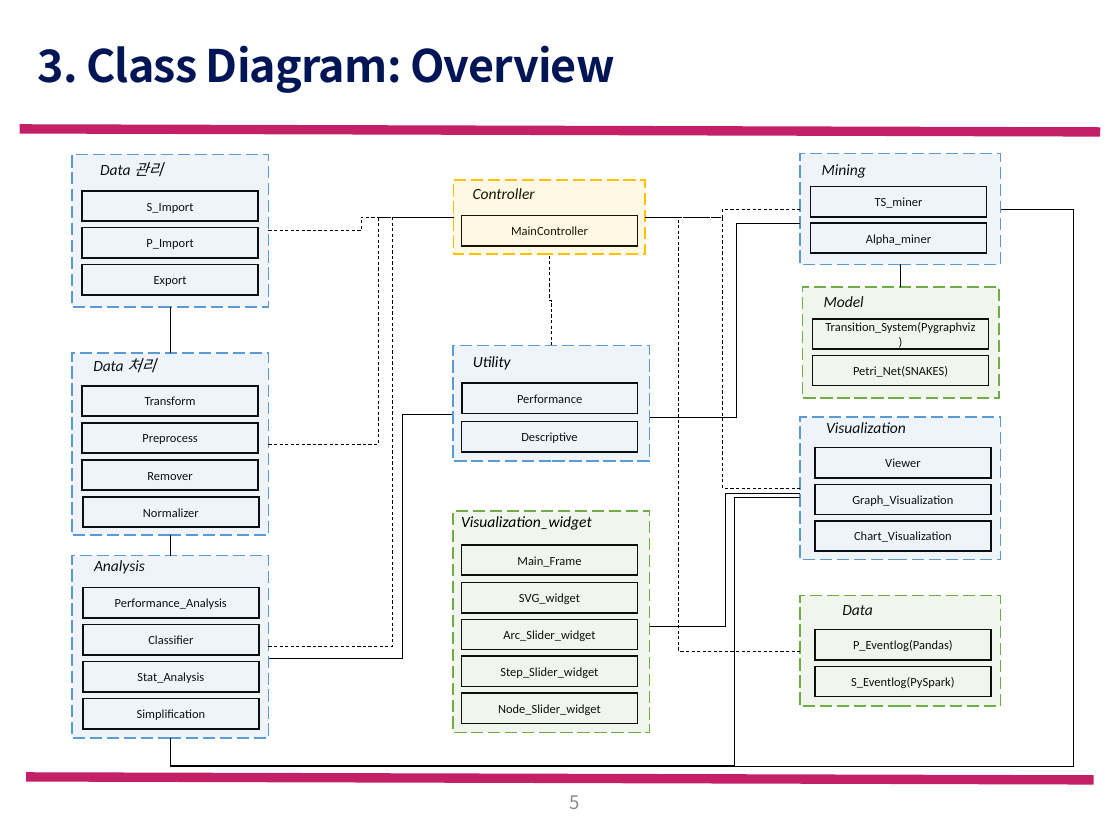
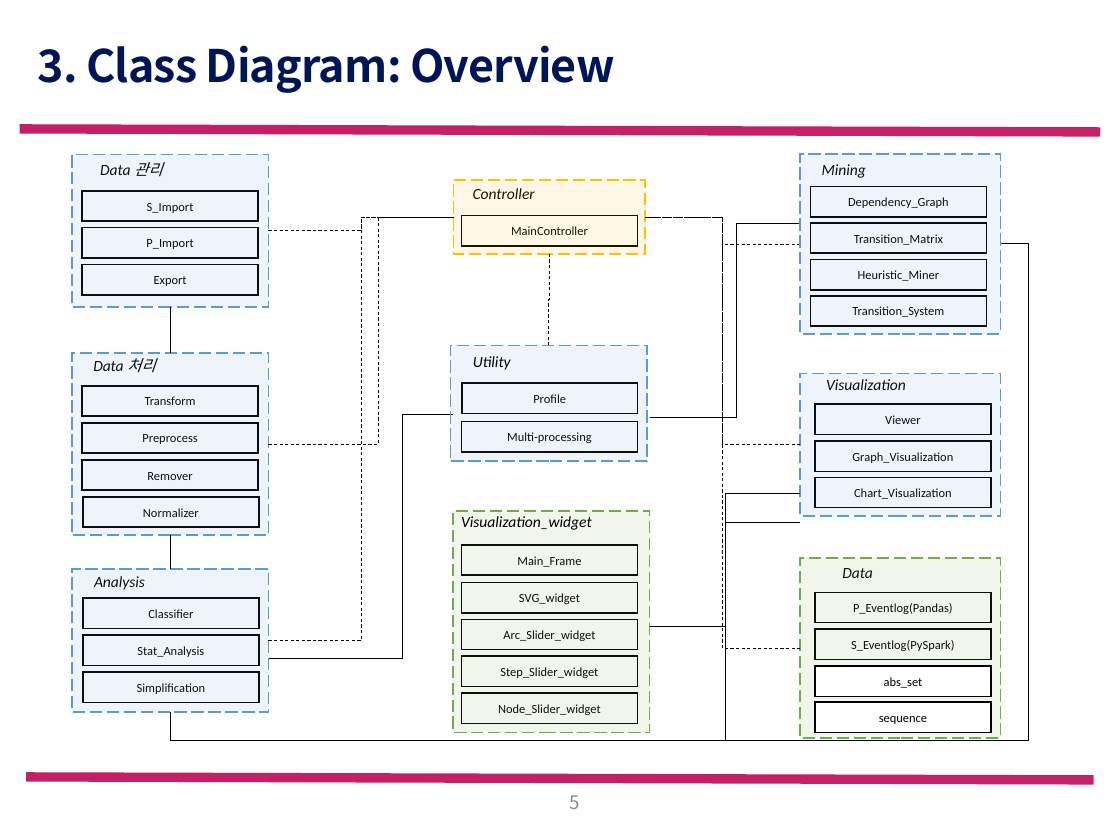
Before and after one commit to amaraletitia/pm19, a slide deck: slide 5 of 설계 자료/FW_system_architecture.pptx. Drawn at 1120x840 pixels with LibreOffice and Linux fonts; fonts in the diff are those of the drawing; background and template pictures are left out. Boxes give left, top, right and bottom in pixels: in the first picture for what was removed or moved away, otherwise in the second. Text is boxed around its words. In the diff, an @@ line names an element or a change of style, - is before the commit and + after.

```diff
--- a/설계 자료/FW_system_architecture.pptx
+++ b/설계 자료/FW_system_architecture.pptx
@@ rectangle: place and size @@
-rectangle at <box>801,153,1001,264</box>
+rectangle at <box>801,153,1001,334</box>
@@ text in rectangle at <box>848,197,949,208</box>: text changed @@
-TS_miner
+Dependency_Graph
@@ elbow line moved from (269, 646) - (454, 217) to (269, 641) - (454, 217) @@
@@ elbow line (801, 648) - (645, 217): route changed @@
@@ elbow line moved from (801, 209) - (645, 217) to (801, 244) - (645, 217) @@
@@ elbow line moved from (801, 488) - (645, 217) to (801, 445) - (645, 217) @@
@@ text in rectangle at <box>854,234,943,245</box>: text changed @@
-Alpha_miner
+Transition_Matrix
@@ elbow line moved from (170, 738) - (1000, 209) to (170, 712) - (1000, 244) @@
@@ elbow line (549, 345) - (549, 254): route changed @@
@@ rectangle added at <box>811,260,987,290</box>, fill #FFFFFF, outline #000000 1 pt, 8 pt, text #000000 @@
+Heuristic_Miner
@@ line removed from (900, 264) to (900, 287) @@
@@ rectangle removed at <box>802,287,999,398</box> @@
@@ 4 rectangles: place and size @@
-4 rectangles at <box>83,319,989,729</box>
+4 rectangles at <box>83,296,987,702</box>
@@ text removed at <box>824,296,864,307</box> @@
-Model
@@ text in rectangle at <box>852,306,944,317</box>: text changed @@
-Transition_System(Pygraphviz)
+Transition_System
@@ rectangle: place and size @@
-rectangle at <box>454,345,651,460</box>
+rectangle at <box>450,345,647,460</box>
@@ rectangle removed at <box>813,355,989,385</box> @@
-Petri_Net(SNAKES)
@@ 4 rectangles, 1 text: place and size @@
-4 rectangles, 1 text at <box>801,417,1001,559</box>
+4 rectangles, 1 text at <box>801,373,1001,515</box>
@@ text in rectangle at <box>533,394,566,403</box>: text changed @@
-Performance
+Profile
@@ text in rectangle at <box>507,432,592,443</box>: text changed @@
-Descriptive
+Multi-processing
@@ elbow line moved from (170, 738) - (801, 497) to (170, 712) - (801, 523) @@
@@ line moved from (170, 535) - (170, 556) to (170, 535) - (170, 569) @@
@@ rectangle: place and size @@
-rectangle at <box>72,556,269,738</box>
+rectangle at <box>72,569,269,711</box>
@@ text "Analysis": place and size @@
-text "Analysis" at <box>94,560,145,574</box>
+text "Analysis" at <box>94,576,145,590</box>
@@ rectangle: place and size @@
-rectangle at <box>801,596,1001,707</box>
+rectangle at <box>801,558,1001,738</box>
@@ 2 rectangles, 1 text: place and size @@
-2 rectangles, 1 text at <box>815,605,991,697</box>
+2 rectangles, 1 text at <box>815,568,991,660</box>
@@ rectangle removed at <box>83,588,259,618</box> @@
-Performance_Analysis
@@ rectangle added at <box>815,666,991,697</box>, fill #FFFFFF, outline #000000 1 pt, 8 pt, text #000000 @@
+abs_set
@@ rectangle added at <box>815,702,991,732</box>, fill #FFFFFF, outline #000000 1 pt, 8 pt, text #000000 @@
+sequence
```
Also in this commit, not shown: 2 other slides changed, 6 slides added, 14 slides removed.
